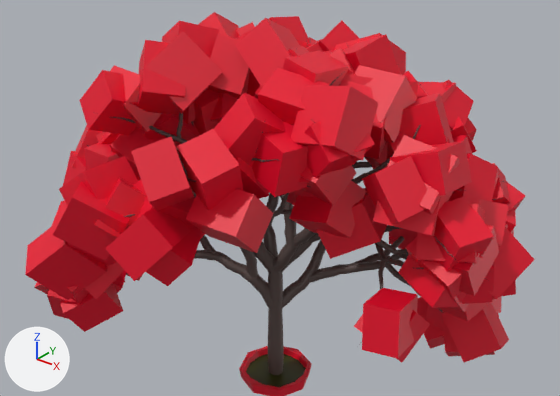
The FBX model Assets/Evan Game Kits/Arts/3D/Tree/Decor1.fbx: old version first, new version second.
One viewpoint serves both versions: a 50 mm camera at (27.95, -19.69, 13.65) aimed at (16.45, -5.32, 4.74). Every picture has the same lights, and +X, +Y and +Z are marked at lower left. Where no turn or scale is listed for an object, it has been applied to the vertices.

Script lines for the objects in view, before the commit:
```python
me_cube_110 = bpy.data.meshes.new('Cube.110')
me_cube_110.from_pydata(...)  # 29188 vertices, 28602 faces; spans x -6.27..6.38, y -5.83..6.12, z -0.13..10.45
# faces by material slot: [1181, 1, 27420]
me_cube_110.materials.append(mat_pot)  # red #e7002a
me_cube_110.materials.append(mat_ground)  # dark yellow #353d00
me_cube_110.materials.append(mat_wood1)  # brown #5c4d4a
ob_cube_102 = bpy.data.objects.new('Cube.102', me_cube_110)
ob_cube_102.location = (16.5, -5.59, -0.75)
```
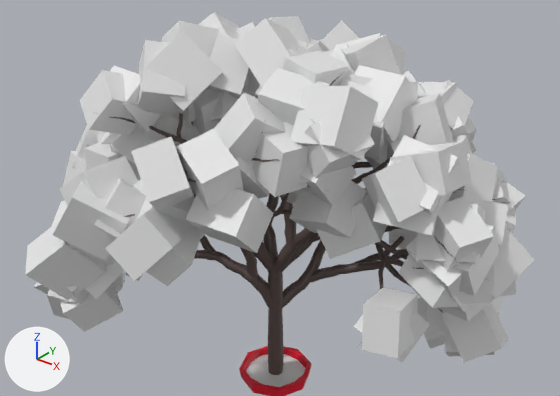
What differs and where, as boxes (x1, y1, x2, y2) in the pictures (560 x 396 px):
part 1 of me_cube_110, recoloured (red to white): (25, 12, 535, 363) in both
part 2 of me_cube_110, recoloured (yellow to white): (246, 354, 306, 387) in both

The edits, one by one:
Material 'Leaves' (mat_leaves) is new.
Its base color is (0.8, 0.8, 0.8) (white #e7e7e7).
me_cube_110 has 29188 vertices, 28602 faces and spans x -6.27..6.38, y -5.83..6.12, z -0.13..10.45.
me_cube_110 is used by ob_cube_102; location (16.5, -5.59, -0.75).
me_cube_110 part 1: 1152 of the faces centred in x -5.75..5.83, y -5.21..5.58, z 1.16..9.88 switch from mat_pot (red #e7002a) to mat_leaves (white #e7e7e7).
me_cube_110 part 2: all 1 face that had it switch from mat_ground (dark yellow #353d00) to mat_leaves (white #e7e7e7).
